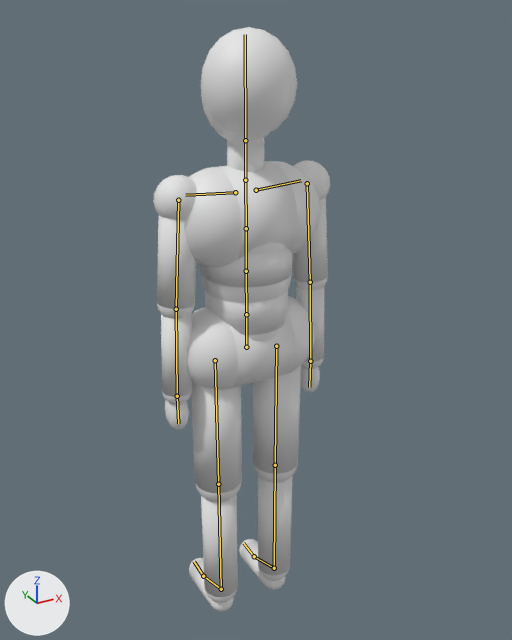
One commit to the Blender file previs/rig/mannequin.blend: the scene before it, then after it.
Camera for both pictures: a 50 mm camera at (-0.86, -1.618, 1.837) aimed at (0.128, 0.178, 0.939). Every picture has the same lights, and +X, +Y and +Z are marked at lower left. The first picture is the older version. The bones that bend it are drawn over the model as lines.

Objects in the first picture: 'MannequinMesh'.
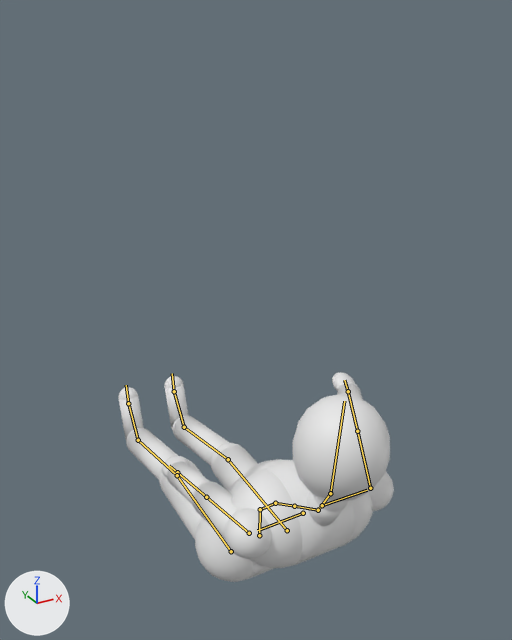
The newer file adds an action. The first version stands in its rest pose; the second is drawn at frame 1 of the action 'sitgrabpress'.

What the commit changed:
Bone 'Hips' (bone_hips) moves from (0.0, 0.0, 0.0) to (0.0, -0.62, 0.08).
Bone 'Spine' (bone_spine) turns from (0, 0, 0) to (46, 0, 0) degrees about its own x, y and z.
Bone 'Spine1' (bone_spine1) turns from (0, 0, 0) to (14, 0, 0) degrees about its own x, y and z.
Bone 'Neck' (bone_neck) turns from (0, 0, 0) to (-30, 0, 0) degrees about its own x, y and z.
Bone 'Head' (bone_head) turns from (0, 0, 0) to (-34, -15, 0) degrees about its own x, y and z.
Bone 'LeftArm' (bone_leftarm) turns from (0, 0, 0) to (43, 71, 34) degrees about its own x, y and z.
Bone 'LeftForeArm' (bone_leftforearm) turns from (0, 0, 0) to (0, 0, 2) degrees about its own x, y and z.
Bone 'RightArm' (bone_rightarm) turns from (0, 0, 0) to (35, -38, -51) degrees about its own x, y and z.
Bone 'RightForeArm' (bone_rightforearm) turns from (0, 0, 0) to (0, 0, -2) degrees about its own x, y and z.
Bone 'LeftUpLeg' (bone_leftupleg) turns from (0, 0, 0) to (92, 0, 0) degrees about its own x, y and z.
Bone 'LeftLeg' (bone_leftleg) turns from (0, 0, 0) to (-14, 0, 0) degrees about its own x, y and z.
Bone 'RightUpLeg' (bone_rightupleg) turns from (0, 0, 0) to (92, 0, 0) degrees about its own x, y and z.
Bone 'RightLeg' (bone_rightleg) turns from (0, 0, 0) to (-14, 0, 0) degrees about its own x, y and z.

Changed parts and their boxes [x1, y1, x2, y2] in the pictures (512 x 640 px):
'MannequinMesh', posed (56% wider, 64% shorter)
    before: [153, 27, 330, 612]
    after: [118, 372, 394, 582]
bone 'Hips', root to tip
    before: (246, 347) to (246, 314)
    after: (259, 535) to (260, 509)
bone 'Spine', root to tip
    before: (246, 314) to (246, 271)
    after: (260, 509) to (275, 503)
bone 'Spine1', root to tip
    before: (246, 271) to (246, 228)
    after: (275, 503) to (294, 506)
bone 'Neck', root to tip
    before: (245, 180) to (245, 140)
    after: (318, 510) to (330, 493)
bone 'Head', root to tip
    before: (245, 140) to (245, 34)
    after: (330, 493) to (344, 401)
bone 'LeftArm', root to tip
    before: (178, 200) to (176, 309)
    after: (249, 533) to (206, 497)
bone 'LeftForeArm', root to tip
    before: (176, 309) to (177, 396)
    after: (206, 497) to (177, 472)
bone 'RightArm', root to tip
    before: (307, 183) to (310, 282)
    after: (370, 488) to (357, 431)
bone 'RightForeArm', root to tip
    before: (310, 282) to (310, 361)
    after: (357, 431) to (348, 391)
bone 'LeftUpLeg', root to tip
    before: (215, 360) to (218, 484)
    after: (231, 551) to (177, 475)
bone 'LeftLeg', root to tip
    before: (218, 484) to (221, 589)
    after: (177, 475) to (138, 440)
bone 'RightUpLeg', root to tip
    before: (276, 346) to (275, 465)
    after: (287, 530) to (228, 459)
bone 'RightLeg', root to tip
    before: (275, 465) to (274, 568)
    after: (228, 459) to (184, 427)
